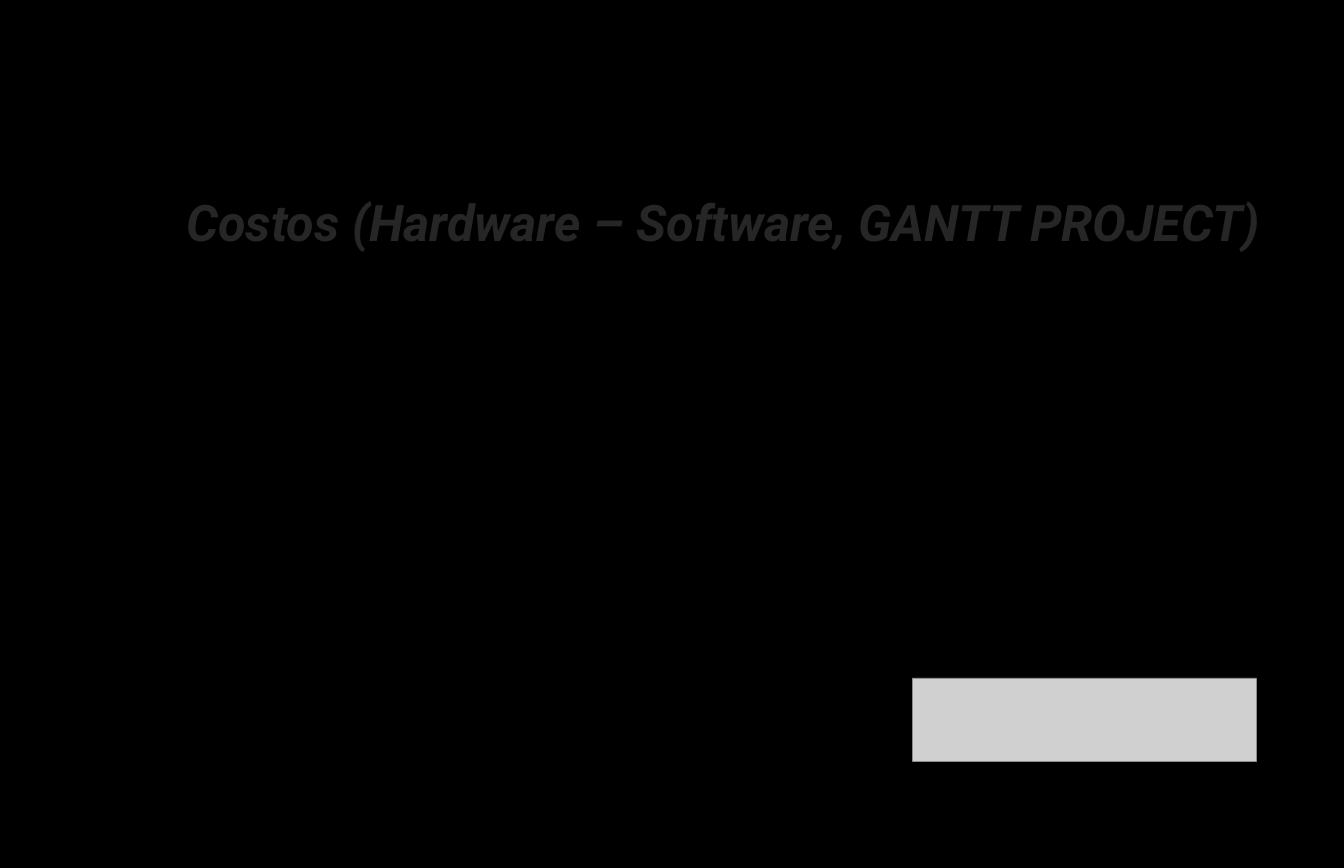
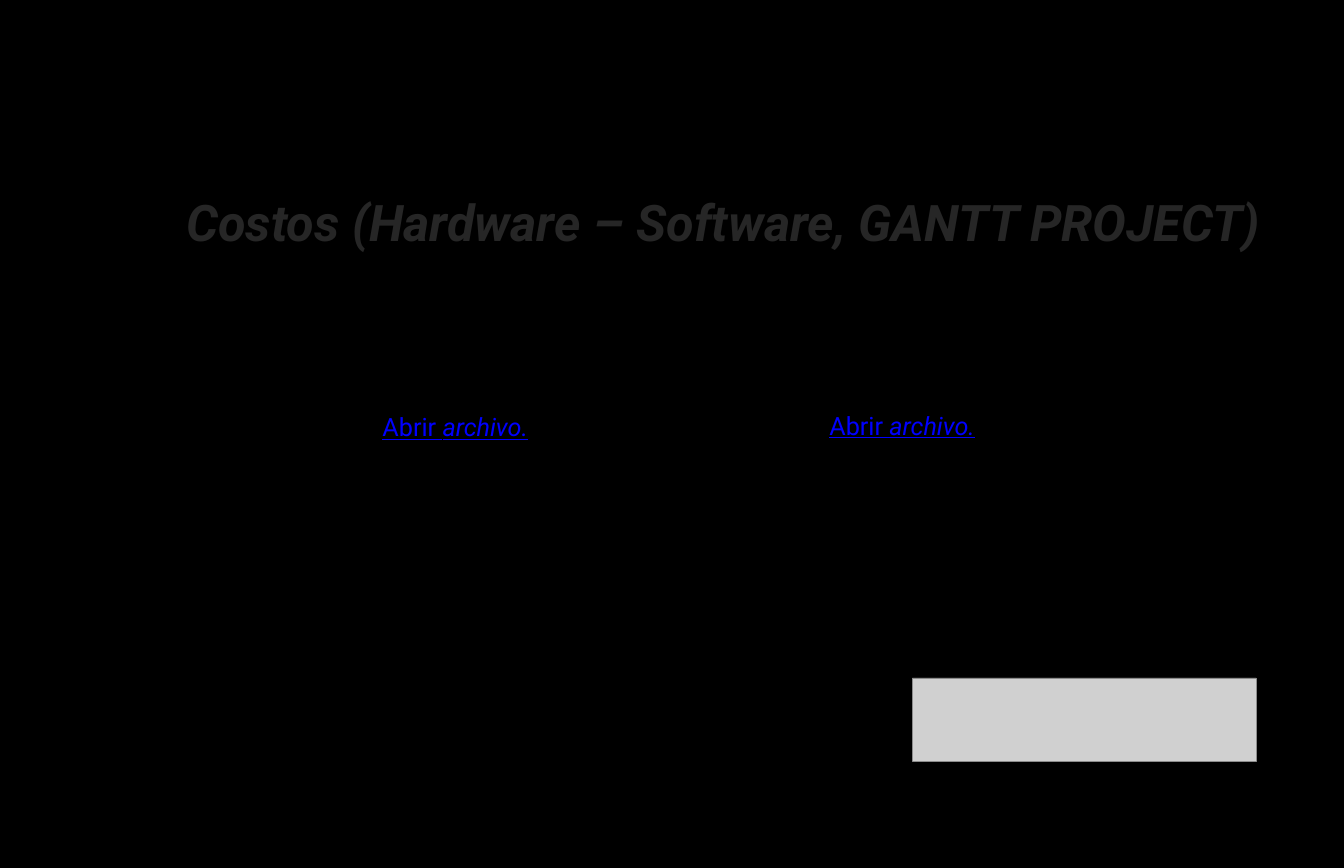
Before and after one commit to Qrlean/Qrlean, a slide deck: slide 12 of 3.Diseño/Presentacion2tri.pptx. Drawn at 1344x868 pixels with LibreOffice and Linux fonts; fonts in the diff are those of the drawing; grey boxes stand for pictures; background and template pictures are left out. Boxes give left, top, right and bottom in pixels: in the first picture for what was removed or moved away, otherwise in the second. Text is boxed around its words. In the diff, an @@ line names an element or a change of style, - is before the commit and + after.

```diff
--- a/3.Diseño/Presentacion2tri.pptx
+++ b/3.Diseño/Presentacion2tri.pptx
@@ text added at (x1=382, y1=417, x2=529, y2=440), 36 pt, text #0000FF, italic, underline @@
+Abrir archivo.
@@ text added at (x1=829, y1=416, x2=975, y2=438), 36 pt, text #0000FF, italic, underline @@
+Abrir archivo.
```
Also in this commit, not shown: 4 other slides changed, 1 slide added, 2 slides removed.
